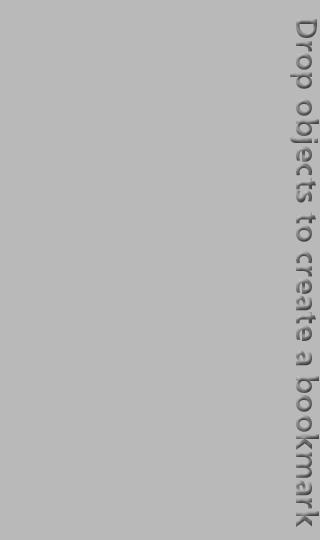
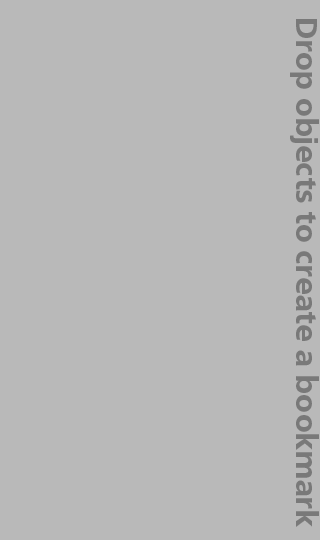
Two versions of the same layered image (320×540). Layer-by-layer changes:
pixels changed over [290, 19, 319, 527] (layer not identified)
